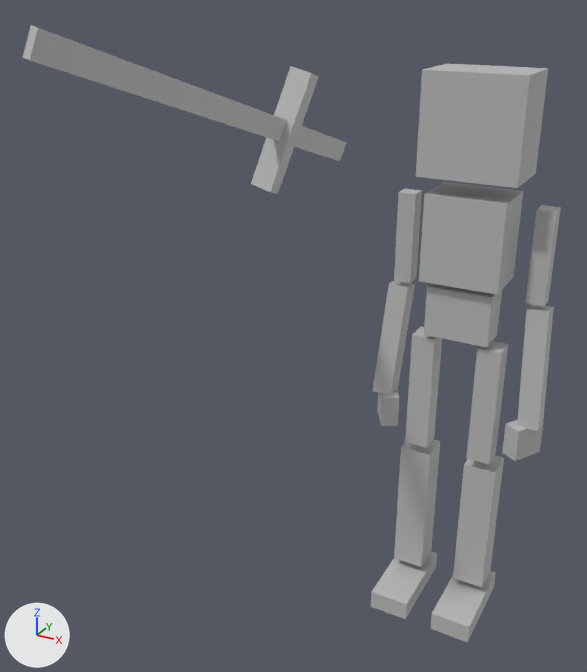
Before and after pictures for a commit that changed the FBX model Kristoslav-project/Assets/Resources/Animations/GrayBox/Fall_anim.fbx.
Before and after are seen from a 50 mm lens placed at (0.472, -1.632, 1.431), pointed at (-0.258, -0.304, 0.767). The axes (+X, +Y, +Z) are drawn at lower left. The lights are the same throughout. Where no turn or scale is listed for an object, it has been applied to the vertices.

Objects in the first picture: 'CharGreybox', 'Sword'.
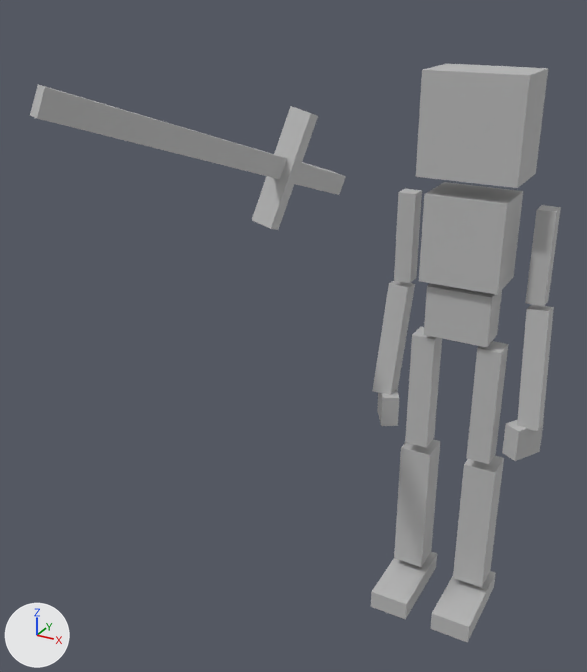
Changed parts and their boxes [x1, y1, x2, y2] in the pictures (587 x 672 px):
'Sword', moved
    before: [22, 25, 347, 194]
    after: [30, 84, 346, 230]

Patch to the scene script:
```diff
--- a/Kristoslav-project/Assets/Resources/Animations/GrayBox/Fall_anim.fbx.py
+++ b/Kristoslav-project/Assets/Resources/Animations/GrayBox/Fall_anim.fbx.py
@@ ob_sword @@
 ob_sword = bpy.data.objects.new('Sword', me_mesh_001)
-ob_sword.location = (-0.411, -0.039, 1.119)
+ob_sword.location = (-0.411, -0.039, 1.037)
```
